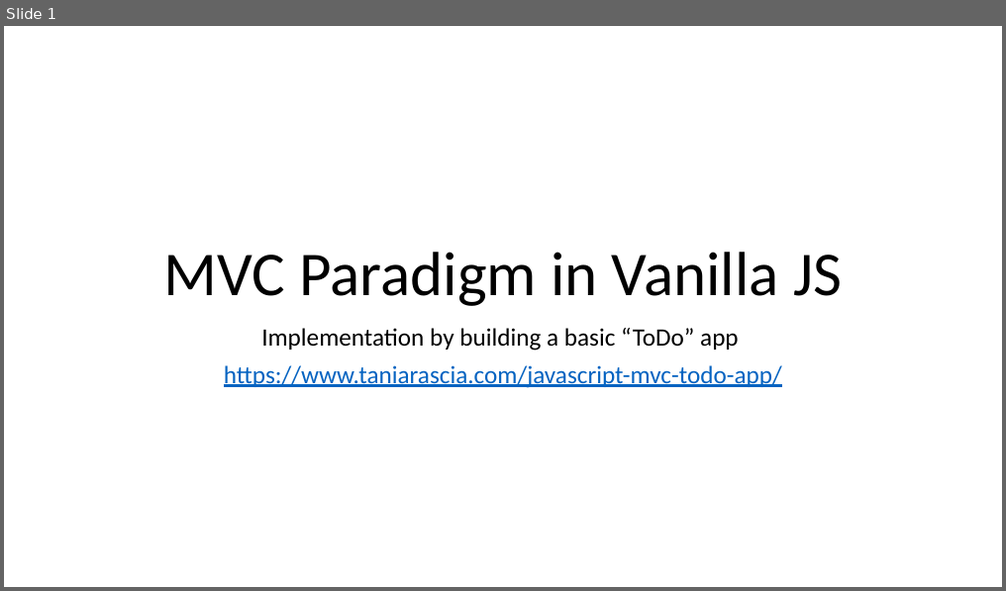
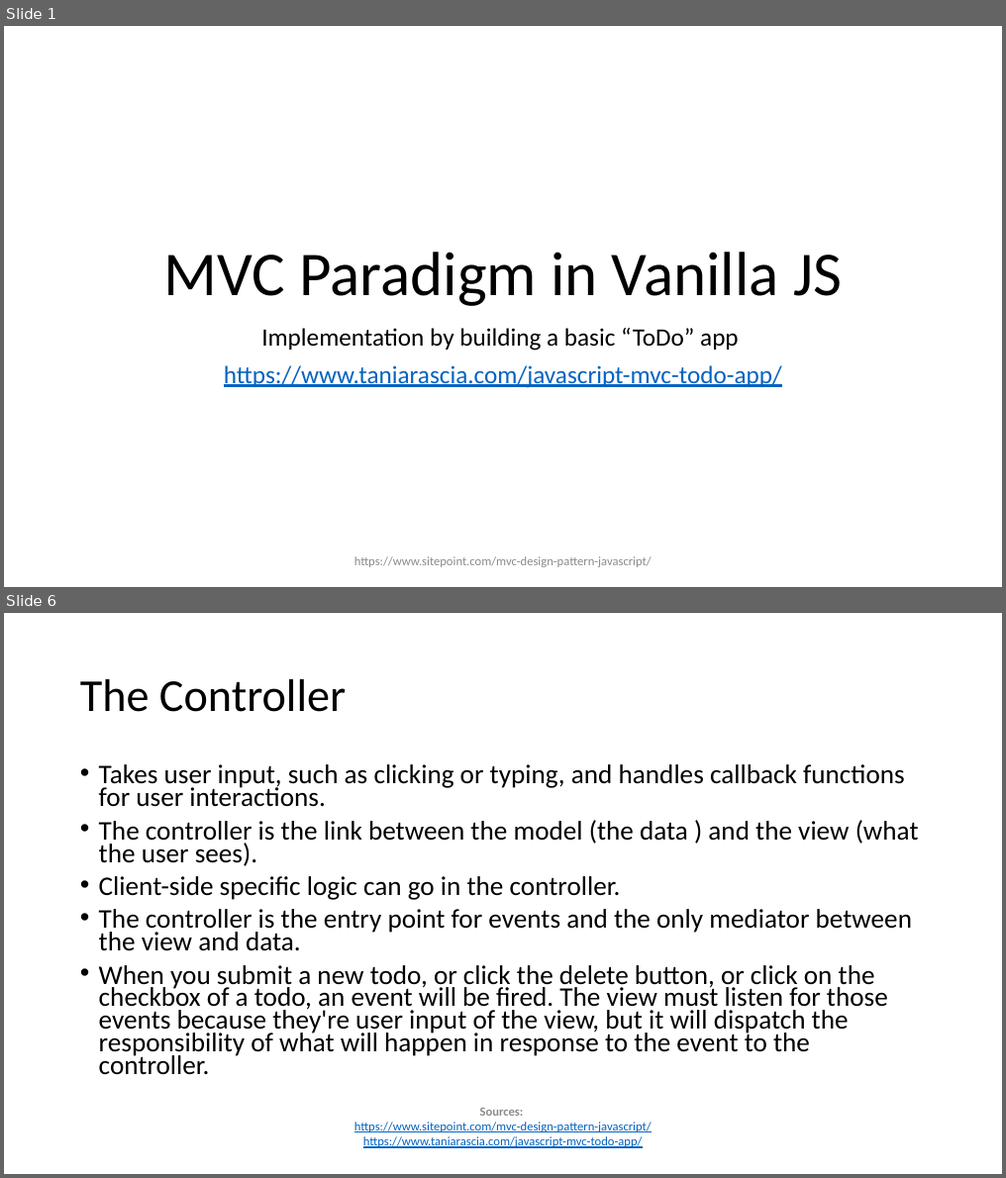
Before and after one commit to ctrachte/MVC-Vanilla-JS, a slide deck: MVC Paradigm in Vanilla JS.pptx. Shown one above the other, each under a label of ours: slide 1 before the commit, slides 1 and 6 after it; the slides between them are not shown. The pictures are 1006x591 and 1006x1178 pixels, drawn with LibreOffice and Linux fonts; fonts in the diff are those of the drawing. Boxes give left, top, right and bottom in pixels: in the first picture for what was removed or moved away, otherwise in the second. Text is boxed around its words. In the diff, an @@ line names an element or a change of style, - is before the commit and + after.

```diff
--- a/MVC Paradigm in Vanilla JS.pptx
+++ b/MVC Paradigm in Vanilla JS.pptx
@@ slide 6 added at (x1=4, y1=613, x2=1002, y2=1174), background #FFFFFF @@
@@ title added at (x1=80, y1=679, x2=346, y2=712), 44 pt, text #000000 @@
+The Controller
@@ text added at (x1=99, y1=764, x2=919, y2=1075), 25.9 pt, text #000000 @@
+• Takes user input, such as clicking or typing, and handles callback functions for user interactions.
+• The controller is the link between the model (the data ) and the view (what the user sees).
+• Client-side specific logic can go in the controller.
+• The controller is the entry point for events and the only mediator between the view and data.
+• When you submit a new todo, or click the delete button, or click on the checkbox of a todo, an event will be fired. The view must listen for those events because they're user input of the view, but it will dispatch the responsibility of what will happen in response to the event to the controller.
@@ text added at (x1=354, y1=1108, x2=651, y2=1149), 12 pt, text #0563C1, underline @@
+Sources:
+https://www.sitepoint.com/mvc-design-pattern-javascript/
+https://www.taniarascia.com/javascript-mvc-todo-app/
@@ slide 1 changed as well @@
@@ text added at (x1=354, y1=557, x2=651, y2=568), 12 pt, text #8C8C8C @@
+https://www.sitepoint.com/mvc-design-pattern-javascript/
```
Also in this commit, not shown: 3 other slides changed, 2 other slides added, 1 other file.
